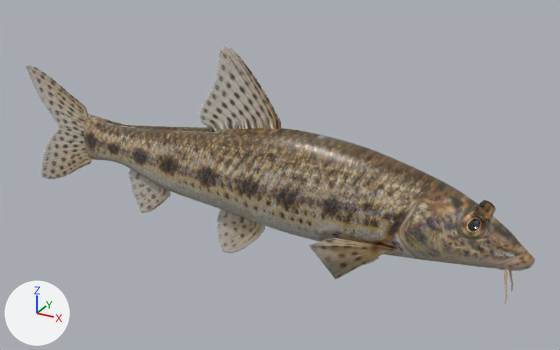
The glTF model assets/models/fish/gudgeon.glb: old version first, new version second.
Both versions are drawn from a 50 mm lens placed at (0.654, -1.062, 0.537), pointed at (0.059, 0.02, -0.004). Every picture has the same lights, and +X, +Y and +Z are marked at lower left. The older version comes first. Vertices at exactly the same position are counted once.

Before the edit, the objects in view are built like this:
```python
me_gudgeon_reconstructed_body_003 = bpy.data.meshes.new('gudgeon reconstructed body.003')
me_gudgeon_reconstructed_body_003.from_pydata(...)  # 31556 vertices, 62924 faces; spans x -0.5..0.5, y -0.073..0.073, z -0.175..0.217
# faces by material slot: [7916, 53184, 1824]
me_gudgeon_reconstructed_body_003.materials.append(mat_gudgeon_photographic_skin_003)
me_gudgeon_reconstructed_body_003.materials.append(mat_gudgeon_fin_membranes_003)  # picture img_gudgeon_photographic
me_gudgeon_reconstructed_body_003.materials.append(mat_gudgeon_wet_cornea_003)  # picture img_gudgeon_photographic
ob_gudgeon_realistic_003 = bpy.data.objects.new('gudgeon_realistic.003', me_gudgeon_reconstructed_body_003)
ob_gudgeon_realistic_003.location = (0.0, 0.0, 0.0)
```
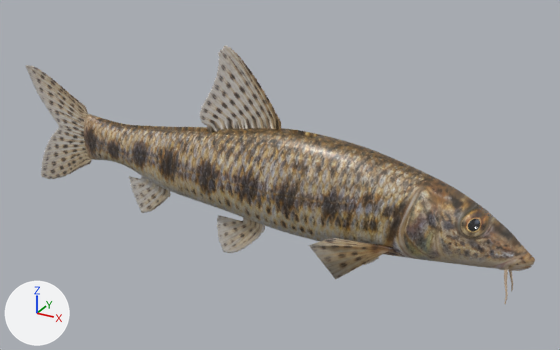
Patch to the scene script:
```diff
--- a/assets/models/fish/gudgeon.glb.py
+++ b/assets/models/fish/gudgeon.glb.py
@@ me_gudgeon_reconstructed_body_003 @@
 # used by ob_gudgeon_realistic_003; location = (0.0, 0.0, 0.0)
-me_gudgeon_reconstructed_body_003.from_pydata(...)  # 31556 vertices, 62924 faces; spans x -0.5..0.5, y -0.073..0.073, z -0.175..0.217
+me_gudgeon_reconstructed_body_003.from_pydata(...)  # 29249 vertices, 58170 faces; spans x -0.5..0.5, y -0.073..0.073, z -0.175..0.217
+# me_gudgeon_reconstructed_body_003 part 1: 29 vertices moved within x 0.007..0.039, y -0.001..0.001, z -0.092..-0.088; 896 vertices removed from x -0.059..0.148, y -0.005..0.005, z -0.1..-0.079
+# me_gudgeon_reconstructed_body_003 part 2: 28 vertices moved within x -0.221..-0.182, y -0.001..0.001, z -0.068..-0.055; 470 vertices removed from x -0.262..-0.182, y -0.001..0.001, z -0.068..-0.039
+# me_gudgeon_reconstructed_body_003 part 3: 2 vertices moved from x 0.412..0.428, y -0.027..0.027, z 0.017..0.026 to x 0.411..0.427, y 0.0, z 0.015..0.024; 52 vertices removed from x 0.41..0.429, y -0.028..0.028, z 0.015..0.026; 25 vertices added at x 0.409..0.429, y 0.0, z 0.014..0.025
+# me_gudgeon_reconstructed_body_003 part 4: 3833 kept faces spanning x -0.352..0.354, y -0.052..0.052, z -0.097..0.09 get new texture (UV) coordinates
+# other edits to the shape of me_gudgeon_reconstructed_body_003 do not show in these pictures
 me_gudgeon_reconstructed_body_003.materials.append(mat_gudgeon_photographic_skin_003)
```

Boxes [x1, y1, x2, y2] around the edits, measured in the pictures (560 x 350 px; the box of a moved part takes in the faces that stretch with it):
part 1 of me_gudgeon_reconstructed_body_003, cut back: before [218, 209, 265, 230]
part 2 of me_gudgeon_reconstructed_body_003, cut back (mostly hidden): before [128, 169, 163, 193]; after [143, 179, 158, 189]
part 3 of me_gudgeon_reconstructed_body_003, moved or reshaped: before [474, 200, 496, 223]; after [478, 206, 491, 219]
part 4 of me_gudgeon_reconstructed_body_003, surface changed: [84, 114, 447, 261] in both
